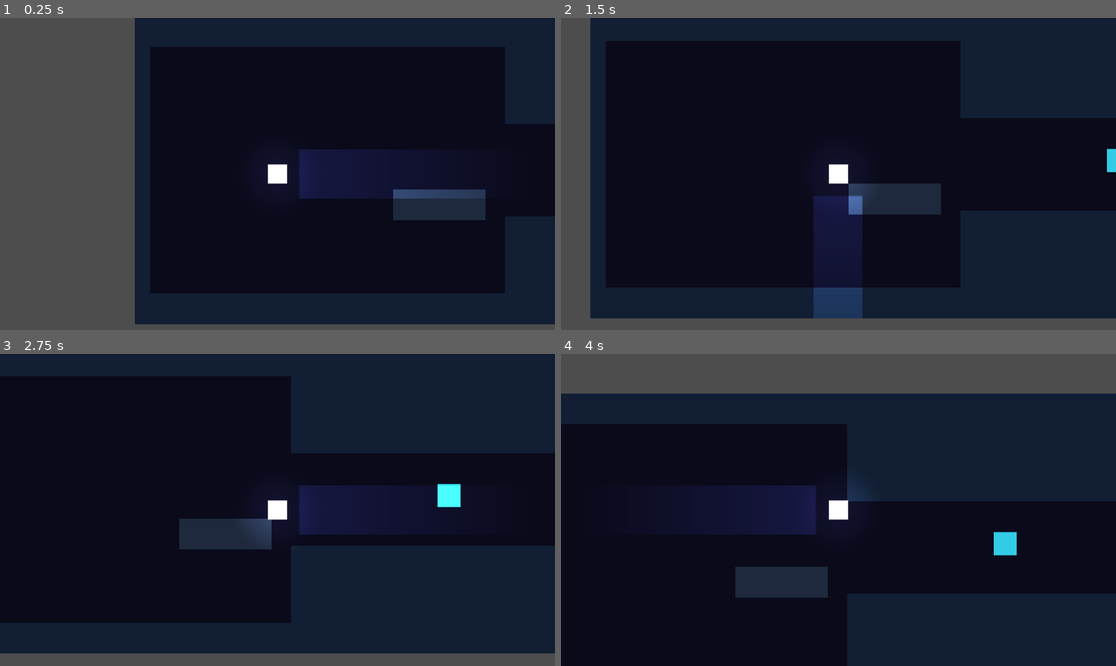
Above: before the commit, frames 1-4 (two rows, left to right).
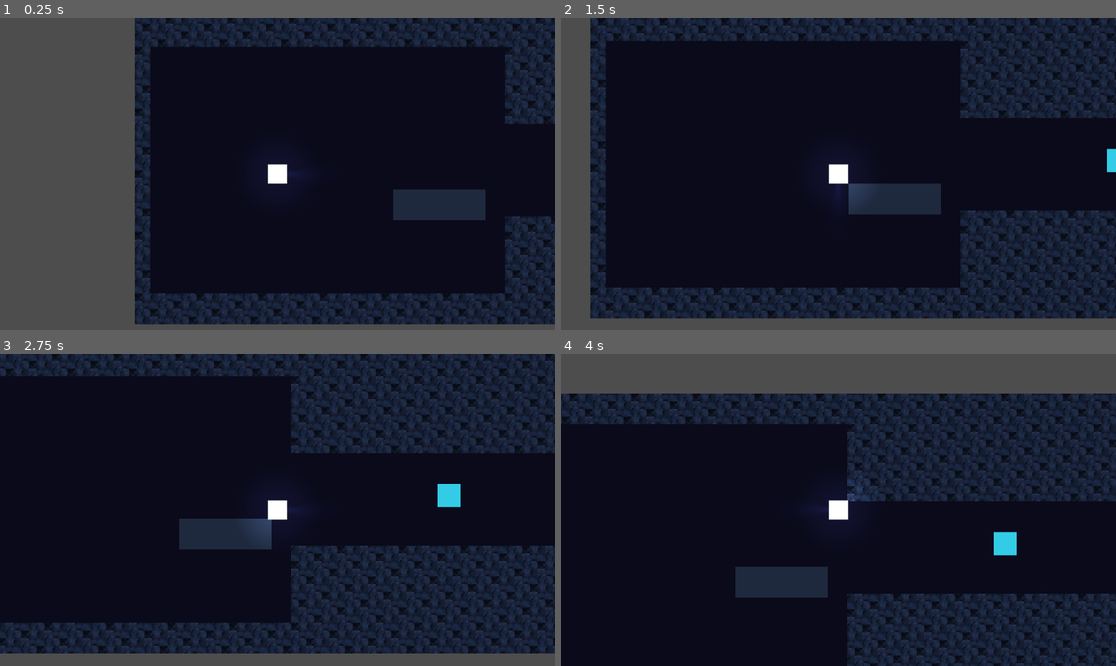
Above: after the commit, the same moments.

Repository: zz2548/game-design-final
Game: Godot game, scene res://main.tscn
Two runs of this game, one before a commit and one after it. Both use one fixed random seed, a clock stepped at 60 frames per second and the inputs below.
Inputs (mouse positions are in pixels of both pictures, inside the frame that each line leads up to):
- Up to frame 1 (0.25 s): no input
- Up to frame 2 (1.5 s): tap Enter (ui_accept) at 0.5, 0.77 s; move the mouse to (960, 158) at 0.52 s; hold Right (ui_right) 0.53-1.28 s; hold E (interact) 0.53-1.28 s; move the mouse to (727, 189) at 1.27 s; hold Down (ui_down) from 1.28 s (still down); tap E (interact) at 1.35 s
- Up to frame 3 (2.75 s): tap Enter (ui_accept) at 1.52 s; move the mouse to (333, 441) at 2.02 s; release Down (ui_down) at 2.03 s; hold Right (ui_right) from 2.03 s (still down); hold E (interact) from 2.03 s (still down)
- Up to frame 4 (4 s): move the mouse to (810, 572) at 2.77 s; release Right (ui_right) at 2.78 s; release E (interact) at 2.78 s; hold Up (ui_up) 2.78-3.53 s; tap E (interact) at 2.85 s; tap Enter (ui_accept) at 3.02, 3.77 s; move the mouse to (1005, 556) at 3.52 s; hold Left (ui_left) from 3.53 s (still down); hold E (interact) from 3.53 s (still down)

The runs differ from the first frame. In frame 1, 4.4% of the frame differs, in the area x 24-100%, y 0-99%; in frame 2, 5.6%; in frame 3, 5.7%, in the area x 0-100%, y 0-96%; in frame 4, 4.9%.

Commit message:
Add proper conelight

Diff:
--- a/underwater-game/levels/level_1/level_1.tscn
+++ b/underwater-game/levels/level_1/level_1.tscn
@@ -6,9 +6,8 @@
 [ext_resource type="Script" uid="uid://b45ek5my76at" path="res://scripts/interactables/pickup_item.gd" id="3_pickup"]
 [ext_resource type="Script" uid="uid://dgkwj4x1fhpfo" path="res://scripts/interactables/npc_interactable.gd" id="5_5b03i"]
 [ext_resource type="PackedScene" uid="uid://eb3vk6h130ot" path="res://shared/ui/dialogue_ui.tscn" id="5_e6u7d"]
-[ext_resource type="Script" path="res://levels/level_1/level_map.gd" id="6_levelmap"]
+[ext_resource type="Script" uid="uid://cpca2vcmc2hxi" path="res://levels/level_1/level_map.gd" id="6_levelmap"]
 
-; All collision shapes are tile-aligned to 16 px.
 [sub_resource type="RectangleShape2D" id="shape_submarine"]
 size = Vector2(192, 64)
 
@@ -24,14 +23,6 @@
 [sub_resource type="RectangleShape2D" id="shape_exit"]
 size = Vector2(32, 96)
 
-; ══════════════════════════════════════════════════════════════════════════════
-; LEVEL 1 — SCENE TREE
-;
-;   LevelMap   →  generates TileMapLayer walls at runtime (level_map.gd)
-;   Objects    →  hand-placed NPCs and pickups (positions snapped to 16 px)
-;   player     →  spawns in Docking Bay
-; ══════════════════════════════════════════════════════════════════════════════
-
 [node name="Level1" type="Node2D" unique_id=1255267063]
 
 [node name="CanvasModulate" type="CanvasModulate" parent="." unique_id=1930376493]
@@ -43,94 +34,91 @@
 offset_bottom = 640.0
 color = Color(0.039215688, 0.039215688, 0.101960786, 1)
 
-; ── Tilemap generator ─────────────────────────────────────────────────────────
-; Builds all wall geometry + collision via level_map.gd.
-; To change the layout, edit the ROOMS / CORRIDORS / PASSAGE constants there.
-[node name="LevelMap" type="Node2D" parent="."]
+[node name="LevelMap" type="Node2D" parent="." unique_id=1356923678]
 script = ExtResource("6_levelmap")
 
-; ── Objects ───────────────────────────────────────────────────────────────────
-[node name="Objects" type="Node2D" parent="."]
+[node name="Objects" type="Node2D" parent="." unique_id=1871704538]
 
-; Submarine docked in the back-right corner of the Docking Bay.
-; 192×64 px  (12×4 tiles), centred at tile (39, 24) → pixel (632, 392)
-[node name="Submarine" type="StaticBody2D" parent="Objects"]
+[node name="Submarine" type="StaticBody2D" parent="Objects" unique_id=722097056]
 position = Vector2(632, 392)
-[node name="Shape" type="CollisionShape2D" parent="Objects/Submarine"]
+
+[node name="Shape" type="CollisionShape2D" parent="Objects/Submarine" unique_id=1310266936]
 shape = SubResource("shape_submarine")
-[node name="Visual" type="ColorRect" parent="Objects/Submarine"]
+
+[node name="Visual" type="ColorRect" parent="Objects/Submarine" unique_id=1453696265]
 offset_left = -96.0
 offset_top = -32.0
 offset_right = 96.0
 offset_bottom = 32.0
 color = Color(0.12, 0.16, 0.24, 1)
 
-; HQ Radio — mid-Corridor 1, tile (68, 19) → pixel (1096, 312)
-; First story beat: mission briefing from the AI.
-[node name="HQRadio" type="Area2D" parent="Objects"]
+[node name="HQRadio" type="Area2D" parent="Objects" unique_id=759707145]
 position = Vector2(1096, 312)
 collision_mask = 0
 script = ExtResource("5_5b03i")
 speaker_name = "HQ AI"
 dialogue_lines = Array[String](["TECHNICIAN. This is HQ Automated Response System.", "We have lost contact with Facility Europa-7.", "You have been dispatched to investigate and restore communications.", "Proceed through the facility. Exercise caution.", "...Something is not right down here."])
-[node name="CollisionShape2D" type="CollisionShape2D" parent="Objects/HQRadio"]
+
+[node name="CollisionShape2D" type="CollisionShape2D" parent="Objects/HQRadio" unique_id=1287894769]
 shape = SubResource("shape_hq_radio")
-[node name="Visual" type="ColorRect" parent="Objects/HQRadio"]
+
+[node name="Visual" type="ColorRect" parent="Objects/HQRadio" unique_id=1511647634]
 offset_left = -24.0
 offset_top = -24.0
 offset_right = 24.0
 offset_bottom = 24.0
-color = Color(0.20, 0.80, 0.90, 1)
+color = Color(0.2, 0.8, 0.9, 1)
 
-; Supply Kit — Central Hub entrance, tile (95, 18) → pixel (1528, 296)
-[node name="SupplyKit" type="Area2D" parent="Objects"]
+[node name="SupplyKit" type="Area2D" parent="Objects" unique_id=1977881346]
 position = Vector2(1528, 296)
 collision_mask = 0
 script = ExtResource("3_pickup")
 item = ExtResource("3_iey7c")
-[node name="CollisionShape2D" type="CollisionShape2D" parent="Objects/SupplyKit"]
+
+[node name="CollisionShape2D" type="CollisionShape2D" parent="Objects/SupplyKit" unique_id=1649980783]
 shape = SubResource("shape_pickup")
-[node name="Visual" type="ColorRect" parent="Objects/SupplyKit"]
+
+[node name="Visual" type="ColorRect" parent="Objects/SupplyKit" unique_id=895206646]
 offset_left = -16.0
 offset_top = -16.0
 offset_right = 16.0
 offset_bottom = 16.0
-color = Color(1.0, 0.80, 0.20, 1)
+color = Color(1, 0.8, 0.2, 1)
 
-; Research Terminal — Central Hub far wall, tile (122, 26) → pixel (1960, 424)
-[node name="ResearchTerminal" type="Area2D" parent="Objects"]
+[node name="ResearchTerminal" type="Area2D" parent="Objects" unique_id=2017797456]
 position = Vector2(1960, 424)
 collision_mask = 0
 script = ExtResource("5_5b03i")
 speaker_name = "FACILITY LOG"
 dialogue_lines = Array[String](["FACILITY LOG — DAY 47", "All research staff ordered to emergency evacuation protocol.", "...nobody came.", "Primary communications array: OFFLINE. Cause: unknown."])
-[node name="CollisionShape2D" type="CollisionShape2D" parent="Objects/ResearchTerminal"]
+
+[node name="CollisionShape2D" type="CollisionShape2D" parent="Objects/ResearchTerminal" unique_id=2072481852]
 shape = SubResource("shape_terminal")
-[node name="Visual" type="ColorRect" parent="Objects/ResearchTerminal"]
+
+[node name="Visual" type="ColorRect" parent="Objects/ResearchTerminal" unique_id=439311668]
 offset_left = -24.0
 offset_top = -32.0
 offset_right = 24.0
 offset_bottom = 32.0
-color = Color(0.25, 0.40, 0.60, 1)
+color = Color(0.25, 0.4, 0.6, 1)
 
-; Exit Airlock — Research Lab far wall, tile (216, 20) → pixel (3464, 328)
-[node name="ExitAirlock" type="Area2D" parent="Objects"]
+[node name="ExitAirlock" type="Area2D" parent="Objects" unique_id=1435779904]
 position = Vector2(3464, 328)
 collision_mask = 0
 script = ExtResource("5_5b03i")
 speaker_name = "AIRLOCK B"
 dialogue_lines = Array[String](["AIRLOCK B — SECTOR 2 ACCESS", "Restore power to the communications array to proceed.", "[Sector 2 ahead]"])
-[node name="CollisionShape2D" type="CollisionShape2D" parent="Objects/ExitAirlock"]
+
+[node name="CollisionShape2D" type="CollisionShape2D" parent="Objects/ExitAirlock" unique_id=969800703]
 shape = SubResource("shape_exit")
-[node name="Visual" type="ColorRect" parent="Objects/ExitAirlock"]
+
+[node name="Visual" type="ColorRect" parent="Objects/ExitAirlock" unique_id=746094082]
 offset_left = -16.0
 offset_top = -48.0
 offset_right = 16.0
 offset_bottom = 48.0
-color = Color(0.20, 1.00, 0.50, 1)
+color = Color(0.2, 1, 0.5, 1)
 
-; ── Player & UI ───────────────────────────────────────────────────────────────
-; Player spawns at tile (18, 20) → pixel (296, 328) — Docking Bay interior.
 [node name="player" parent="." unique_id=1560876372 instance=ExtResource("1_player")]
 position = Vector2(296, 328)
 
--- a/underwater-game/levels/level_1/level_map.gd
+++ b/underwater-game/levels/level_1/level_map.gd
@@ -54,8 +54,11 @@
 	{col_start = 132, col_end = 169},   # Corridor 2
 ]
 
-## Wall tile tint colour (no art yet – solid white texture × modulate).
-const WALL_COLOUR : Color = Color(0.07, 0.12, 0.20)
+## Number of visual variants in the tileset strip (each is 16 px wide).
+const TILE_VARIANTS : int = 8
+
+## Path to the tileset PNG (128×16 px strip of 8 cave-rock variants).
+const TILESET_PATH : String = "res://assets/tiles/tileset.png"
 
 
 # ── Entry point ───────────────────────────────────────────────────────────────
@@ -69,14 +72,23 @@
 func _build_tilemap() -> TileMapLayer:
 	var tilemap := TileMapLayer.new()
 	tilemap.tile_set = _make_tileset()
-	tilemap.modulate  = WALL_COLOUR
+	# No modulate tint — the texture carries its own colour.
 
 	for row in MAP_ROWS:
 		for col in MAP_COLS:
 			if _is_wall(col, row):
-				tilemap.set_cell(Vector2i(col, row), 0, Vector2i(0, 0))
+				# Pick a variant deterministically from the tile position so
+				# the level looks different every tile but is stable across runs.
+				var variant := _tile_variant(col, row)
+				tilemap.set_cell(Vector2i(col, row), 0, Vector2i(variant, 0))
 
 	return tilemap
+
+
+## Cheap position-based hash → variant index in [0, TILE_VARIANTS).
+func _tile_variant(col: int, row: int) -> int:
+	var h : int = (col * 1619 + row * 31337) & 0x7FFFFFFF
+	return h % TILE_VARIANTS
 
 
 func _make_tileset() -> TileSet:
@@ -88,28 +100,30 @@
 	ts.set_physics_layer_collision_layer(0, 1)  # same layer as CharacterBody2D
 	ts.set_physics_layer_collision_mask(0, 1)
 
-	# Solid 16×16 white texture – tinted at the TileMapLayer level.
-	var img := Image.create(TILE_SIZE, TILE_SIZE, false, Image.FORMAT_RGBA8)
-	img.fill(Color.WHITE)
-	var tex := ImageTexture.create_from_image(img)
+	var tex : Texture2D = load(TILESET_PATH)
 
 	var source := TileSetAtlasSource.new()
 	source.texture             = tex
 	source.texture_region_size = Vector2i(TILE_SIZE, TILE_SIZE)
-	source.create_tile(Vector2i(0, 0))
+
+	# Register all 8 variants; each sits at atlas column x, row 0.
+	for x in TILE_VARIANTS:
+		source.create_tile(Vector2i(x, 0))
 
 	# ⚠️  Source must be registered with the TileSet BEFORE setting collision
 	# data — tile_data validates polygon counts against the TileSet's physics
 	# layers, so the order here matters.
 	ts.add_source(source, 0)
 
-	# Full-tile collision square centred on the tile origin.
-	var tile_data : TileData = source.get_tile_data(Vector2i(0, 0), 0)
-	var h         : float    = TILE_SIZE / 2.0
-	tile_data.set_collision_polygons_count(0, 1)
-	tile_data.set_collision_polygon_points(0, 0, PackedVector2Array([
+	# Apply the same full-tile collision square to every variant.
+	var h : float = TILE_SIZE / 2.0
+	var poly := PackedVector2Array([
 		Vector2(-h, -h), Vector2(h, -h), Vector2(h, h), Vector2(-h, h),
-	]))
+	])
+	for x in TILE_VARIANTS:
+		var tile_data : TileData = source.get_tile_data(Vector2i(x, 0), 0)
+		tile_data.set_collision_polygons_count(0, 1)
+		tile_data.set_collision_polygon_points(0, 0, poly)
 
 	return ts
 
--- a/underwater-game/shared/player/player.tscn
+++ b/underwater-game/shared/player/player.tscn
@@ -2,6 +2,7 @@
 
 [ext_resource type="Script" uid="uid://bgvj2b218065e" path="res://shared/player/player.gd" id="1_onrkg"]
 [ext_resource type="Script" uid="uid://yg3842y7gmtv" path="res://shared/player/interaction_system.gd" id="2_i3pqv"]
+[ext_resource type="Texture2D" path="res://assets/player/cone_light.png" id="3_cone_tex"]
 
 [sub_resource type="RectangleShape2D" id="RectangleShape2D_body"]
 size = Vector2(36, 36)
@@ -19,13 +20,6 @@
 height = 256
 fill = 1
 fill_from = Vector2(0.5, 0.5)
-
-[sub_resource type="Gradient" id="Gradient_i3pqv"]
-
-[sub_resource type="GradientTexture2D" id="GradientTexture2D_hqtel"]
-gradient = SubResource("Gradient_i3pqv")
-fill_from = Vector2(1, 0)
-fill_to = Vector2(0, 0)
 
 [node name="player" type="CharacterBody2D" unique_id=1228927479]
 script = ExtResource("1_onrkg")
@@ -53,13 +47,13 @@
 scale = Vector2(1.5, 1.5)
 texture = SubResource("GradientTexture2D_i3pqv")
 
+; Cone spotlight — points right at rotation=0; player.gd rotates it to match
+; movement direction.  Texture is a 256x256 PNG with the apex at centre and a
+; 22-degree half-angle beam fading radially and at the edges.
 [node name="ConeLight" type="PointLight2D" parent="." unique_id=477901931]
-position = Vector2(-1, 0)
-scale = Vector2(10, 2)
-color = Color(0.78431374, 0.9098039, 1, 1)
-energy = 1.5
-texture = SubResource("GradientTexture2D_hqtel")
-offset = Vector2(30, 0)
-texture_scale = 0.8
+texture = ExtResource("3_cone_tex")
+color = Color(0.85, 0.93, 1.0, 1)
+energy = 1.8
+texture_scale = 1.6
 
 [node name="Camera2D" type="Camera2D" parent="."]
Binary file added: underwater-game/assets/player/cone_light.png
Not shown, added: underwater-game/assets/player/cone_light.png.import
Binary file added: underwater-game/assets/tiles/tileset.png
Not shown, added: underwater-game/assets/tiles/tileset.png.import
